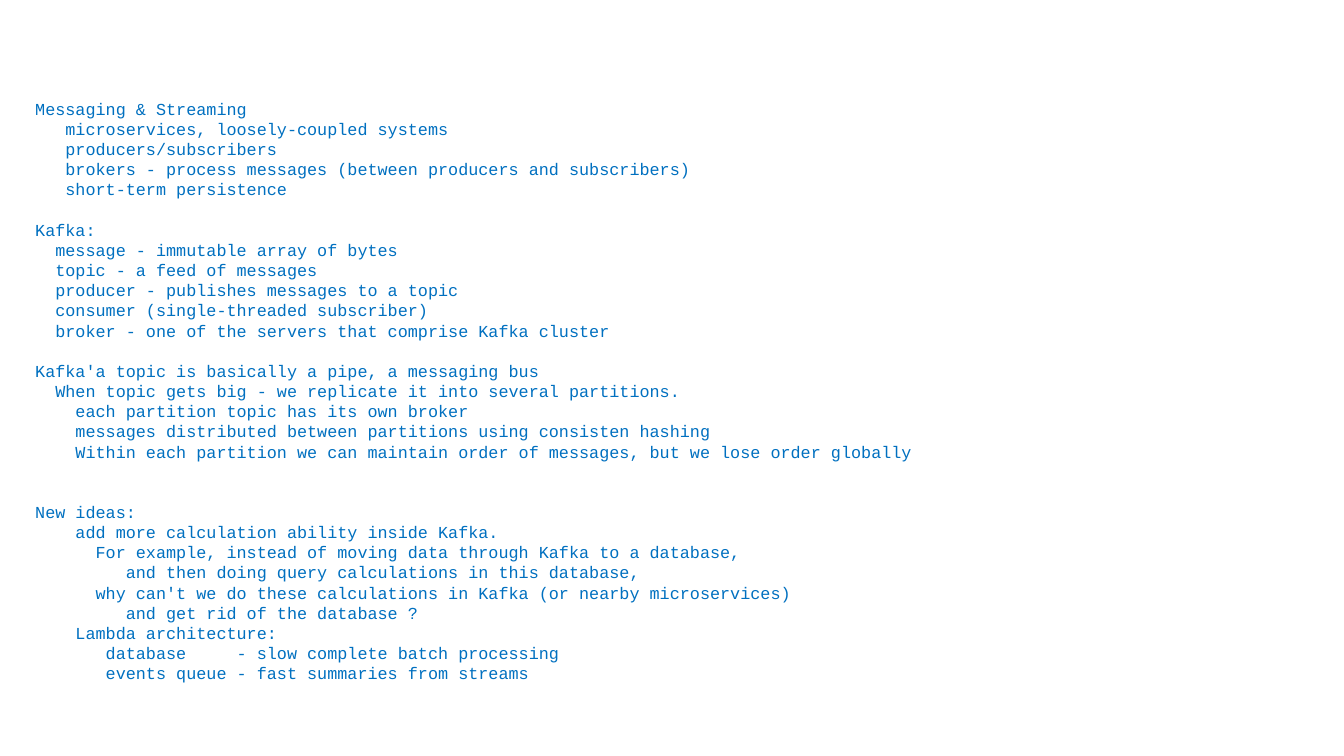
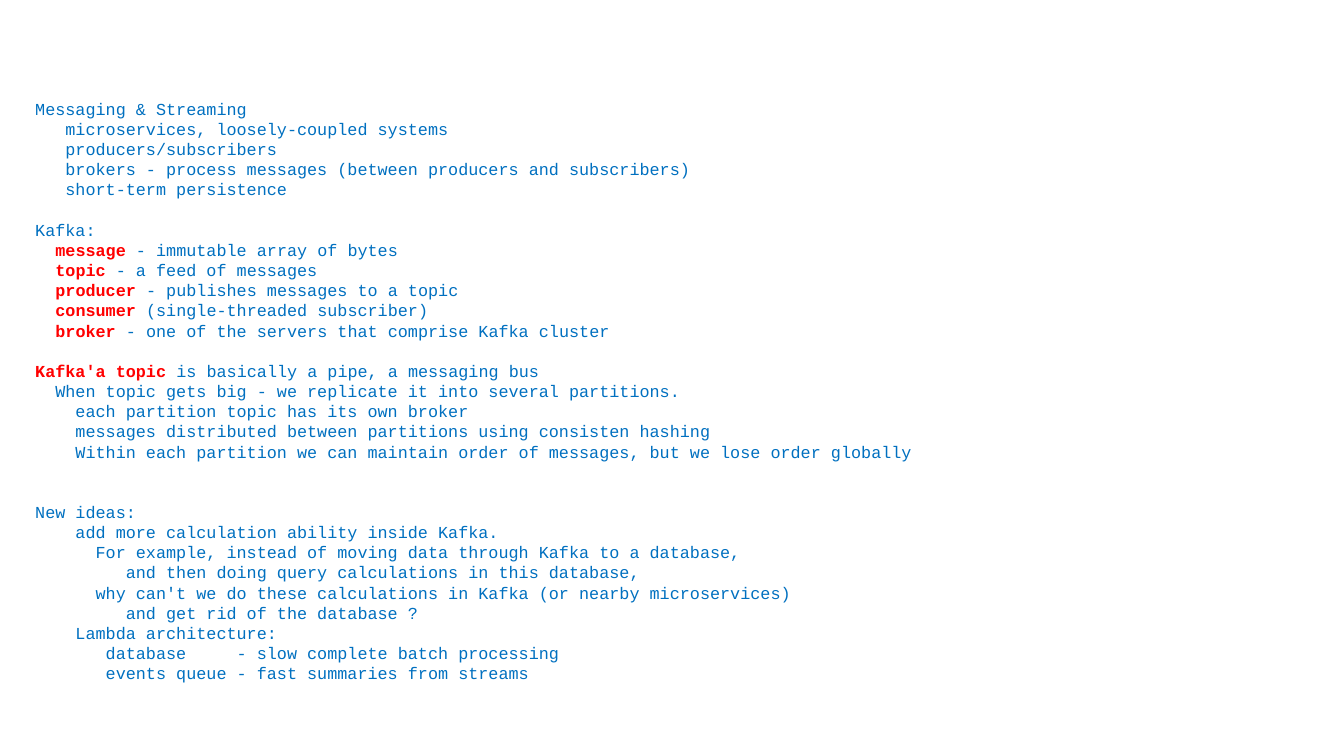
Before and after one commit to lselector/data_architect, a slide deck: slide 2 of DA_14_Kafka.pptx. Drawn at 1344x756 pixels with LibreOffice and Linux fonts; fonts in the diff are those of the drawing. Boxes give left, top, right and bottom in pixels: in the first picture for what was removed or moved away, otherwise in the second. Text is boxed around its words. In the diff, an @@ line names an element or a change of style, - is before the commit and + after.

```diff
--- a/DA_14_Kafka.pptx
+++ b/DA_14_Kafka.pptx
@@ text at (x1=35, y1=244, x2=610, y2=381): text colour #0070C0 to #FF0000, bold on in "message", "topic", "producer", "consumer" and 2 more places @@
```
Also in this commit, not shown: 2 other slides changed, 1 other file.
